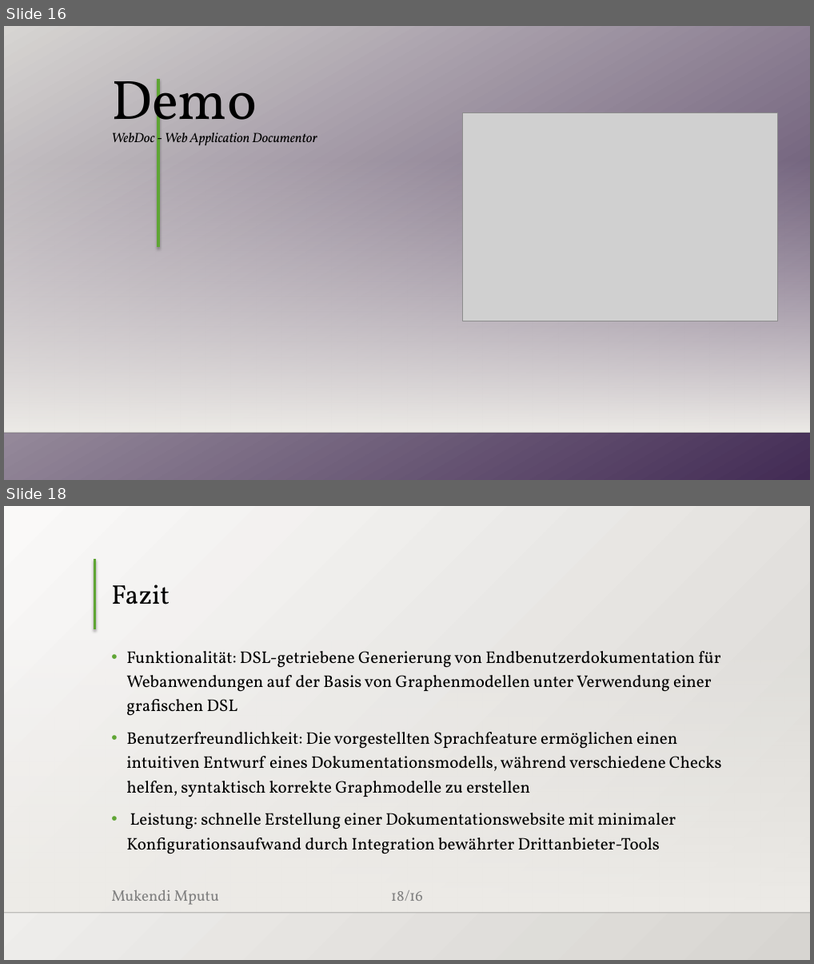
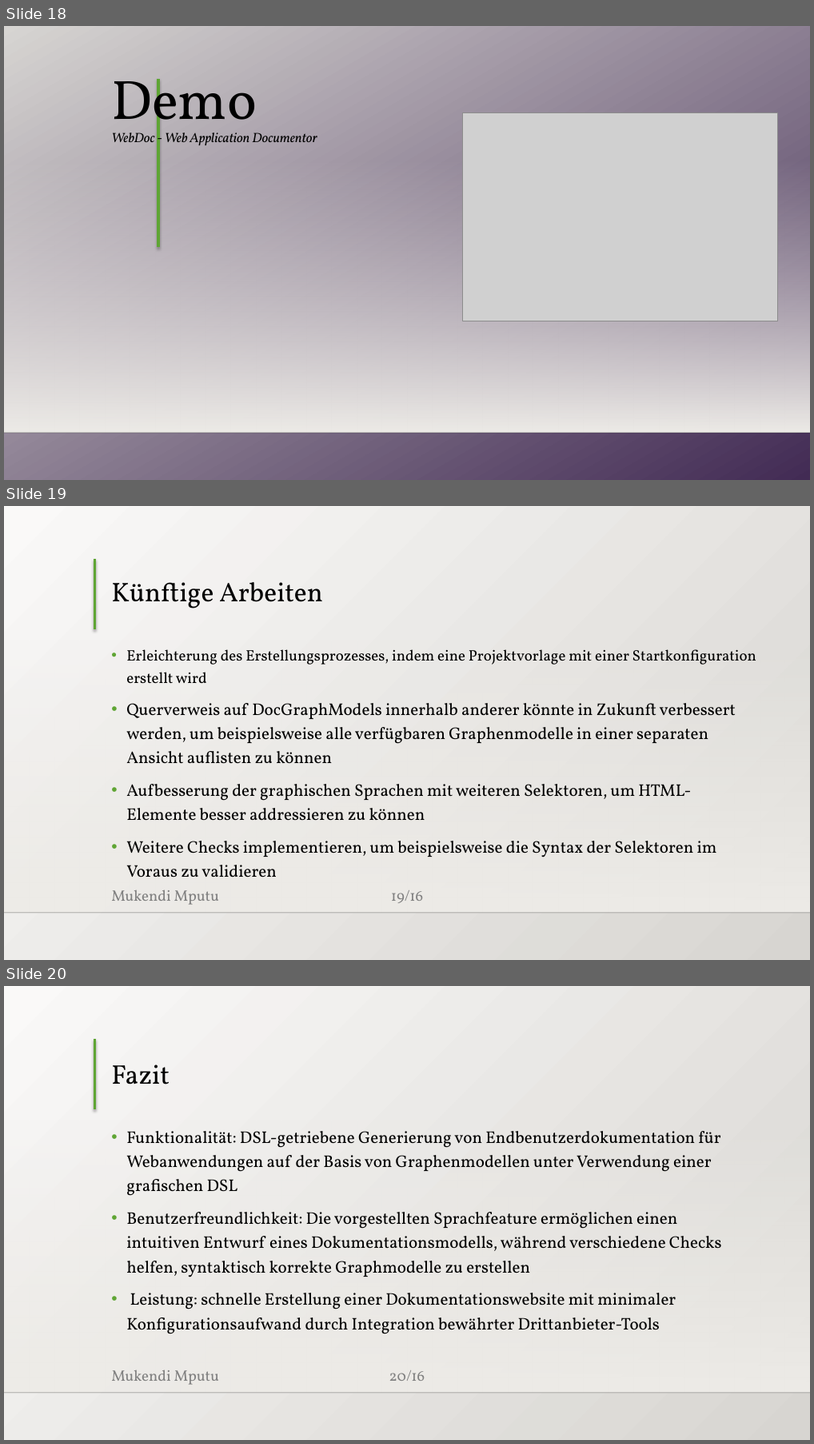
Before and after one commit to MukendiMputu/BachelorThesis, a slide deck: Abschlussvortrag.pptx. Shown one above the other, each under a label of ours: slides 16 and 18 before the commit, slides 18, 19 and 20 after it; the slides between them are not shown. The pictures are 814x964 and 814x1444 pixels, drawn with LibreOffice and Linux fonts; fonts in the diff are those of the drawing; grey boxes stand for pictures; background and template pictures are left out. Boxes give left, top, right and bottom in pixels: in the first picture for what was removed or moved away, otherwise in the second. Text is boxed around its words. In the diff, an @@ line names an element or a change of style, - is before the commit and + after.

```diff
--- a/Abschlussvortrag.pptx
+++ b/Abschlussvortrag.pptx
@@ slide 19 added at <box>4,506,810,960</box>, background gradient #FAFAF9 to #D7D5D2; not listed: 5 template elements that a slide beside it also shows @@
@@ title added at <box>111,582,323,608</box>, 32 pt, text #000000 @@
+Künftige Arbeiten
@@ text added at <box>126,649,757,876</box>, 20 pt, text #000000 @@
+• Erleichterung des Erstellungsprozesses, indem eine Projektvorlage mit einer Startkonfiguration erstellt wird
+• Querverweis auf DocGraphModels innerhalb anderer könnte in Zukunft verbessert werden, um beispielsweise alle verfügbaren Graphenmodelle in einer separaten Ansicht auflisten zu können
+• Aufbesserung der graphischen Sprachen mit weiteren Selektoren, um HTML-Elemente besser addressieren zu können
+• Weitere Checks implementieren, um beispielsweise die Syntax der Selektoren im Voraus zu validieren
@@ what was slide 16 is now slide 18 @@
@@ what was slide 18 is now slide 20 @@
@@ page number at <box>390,1370,426,1380</box>: text changed @@
-18/16
+20/16
```
Also in this commit, not shown: 1 slide changed, 2 other slides added, 1 slide removed, 5 other files.
